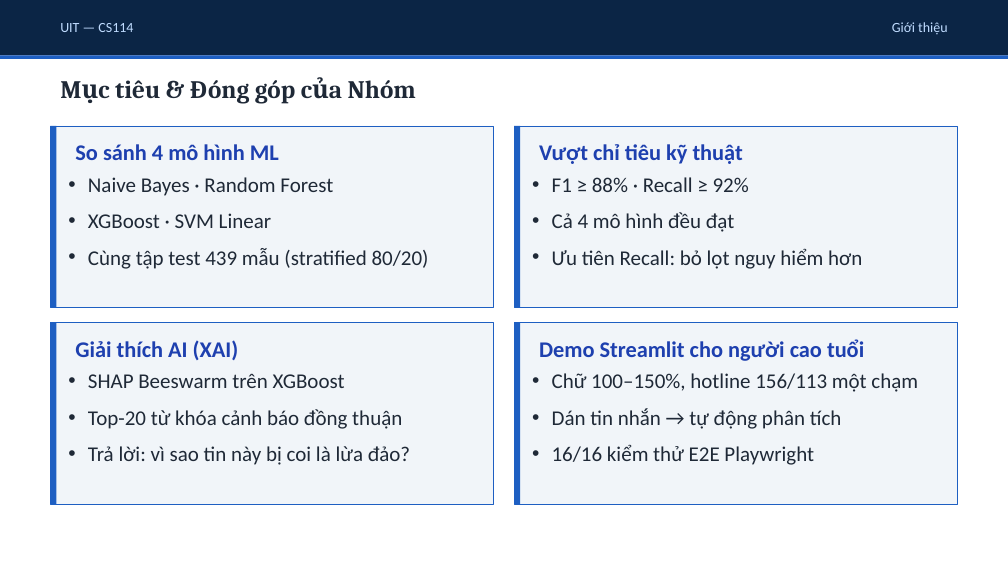
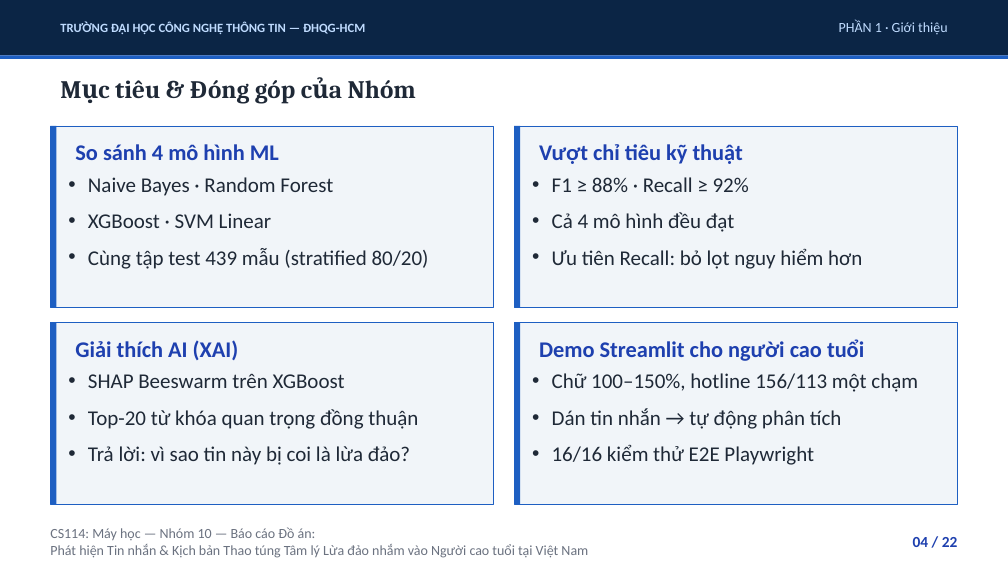
Before and after one commit to uit-25730067-chithanh/CS114-Team10-Elderly-Scam-Detection, a slide deck: slide 4 of draft/scam-detection/reports/slides/phase09_presentation.pptx (slide 3 before the commit). Drawn at 1008x567 pixels with LibreOffice and Linux fonts; fonts in the diff are those of the drawing. Boxes give left, top, right and bottom in pixels: in the first picture for what was removed or moved away, otherwise in the second. Text is boxed around its words. In the diff, an @@ line names an element or a change of style, - is before the commit and + after.

```diff
--- a/draft/scam-detection/reports/slides/phase09_presentation.pptx
+++ b/draft/scam-detection/reports/slides/phase09_presentation.pptx
@@ text at [60, 21, 365, 34]: text changed; size 10 to 9 pt; bold on @@
-UIT — CS114
+TRƯỜNG ĐẠI HỌC CÔNG NGHỆ THÔNG TIN — ĐHQG-HCM
@@ text at [839, 20, 947, 34]: text changed @@
-Giới thiệu
+PHẦN 1 · Giới thiệu
@@ text at [88, 409, 418, 429]: text changed @@
-• Top-20 từ khóa cảnh báo đồng thuận
+• Top-20 từ khóa quan trọng đồng thuận
@@ text added at [50, 527, 588, 558], 10 pt, text #6B7280 @@
+CS114: Máy học — Nhóm 10 — Báo cáo Đồ án:
+Phát hiện Tin nhắn & Kịch bản Thao túng Tâm lý Lừa đảo nhắm vào Người cao tuổi tại Việt Nam
@@ text added at [913, 537, 958, 547], 11 pt, text #1E40AF, bold @@
+04 / 22
```
Also in this commit, not shown: 17 other slides changed, 4 slides added, 2 slides removed, 2 other files.
